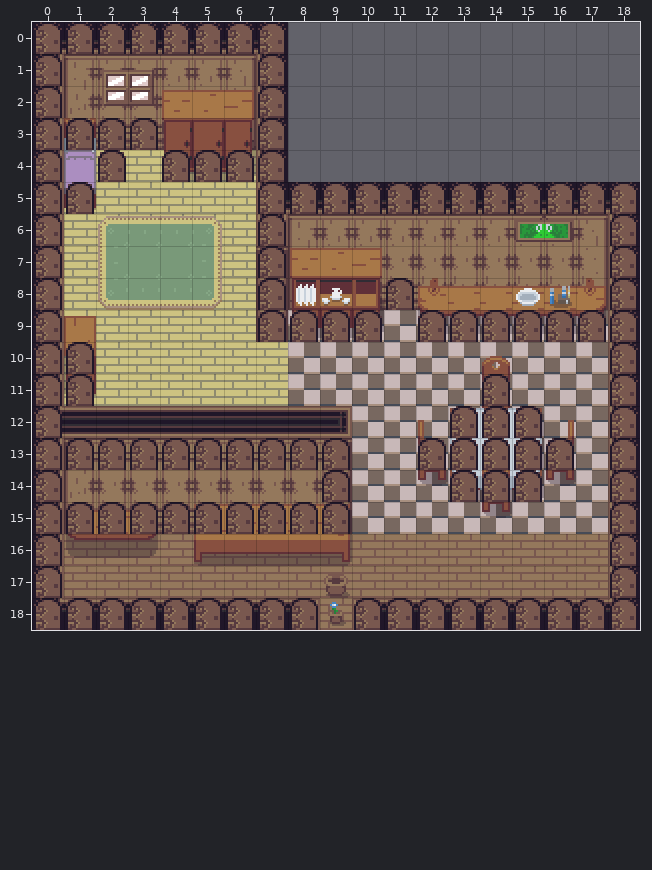
An edit to a level. Tiled map (JSON), sample/assets/levels/level01.json. The picture above was drawn from the file before the commit.
Cells are 16x16 px. Shown: x 0..18, y 0..18.
Now the later version:
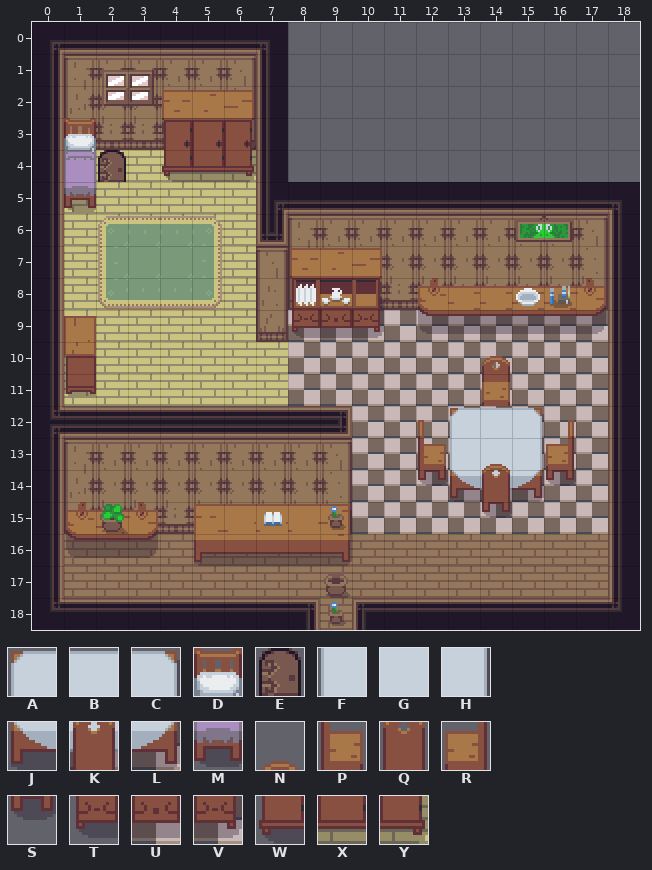
Key: from "Inner": A 53, B 54, C 55, D 59, E 84, F 93, G 94, H 95, J 133, K 134, L 135, M 139, N 177, P 216, Q 217, R 218, S 255, T 370, U 371, V 372, W 446, X 447, Y 448.
_ is an empty cell, . an unchanged one.
See-through tiles are keyed as they look on the map.
Difference:
--- layer "Camada de Tiles 4"
@@ x 1..6 @@
- 3 _.....
- 4 ...___
- 5 _.....
+ 3 D.....
+ 4 ...WXY
+ 5 M.....
@@ x 8..10 @@
- 9 ___
+ 9 TUV
@@ x 12..16 @@
-12 ._S_.
-13 _____
-14 .___.
+12 .ABC.
+13 PFGHR
+14 .JKL.
--- layer "Camada de Tiles 2"
@@ x 1..6 @@
- 3 D.....
- 4 ...WXY
- 5 M.....
+ 3 _.....
+ 4 ...___
+ 5 _.....
@@ x 8..10 @@
- 9 TUV
+ 9 ___
@@ x 12..16 @@
-12 .ABC.
-13 PFGHR
-14 .JKL.
+12 .___.
+13 __N__
+14 ._Q_.
--- layer "Camada de Tiles 3" (removed)
@@ x 14..14 @@
-13 N
-14 Q
+13 _
+14 _
--- layer "Camada de Tiles 5" (now hidden)
@@ x 0..18 @@
- 0 EEEEEEEE...........
- 1 E......E...........
- 2 E......E...........
- 3 EEEE...E...........
- 4 E...EEEE...........
- 5 EE.....EEEEEEEEEEEE
- 6 E......E..........E
- 7 E......E..........E
- 8 E......E...E......E
- 9 E......EEEE.EEEEEEE
-10 EE................E
-11 EE............E...E
-12 E............EEE..E
-13 EEEEEEEEEE..EEEEE.E
-14 E........E...EEE..E
-15 EEEEEEEEEE........E
-16 E.................E
-17 E.................E
-18 EEEEEEEEE.EEEEEEEEE
+ 0 ________...........
+ 1 _......_...........
+ 2 _......_...........
+ 3 ____..._...........
+ 4 _...____...........
+ 5 __.....____________
+ 6 _......_.........._
+ 7 _......_.........._
+ 8 _......_..._......_
+ 9 _......____._______
+10 __................_
+11 __............_..._
+12 _............___.._
+13 __________.._____._
+14 _........_...___.._
+15 __________........_
+16 _................._
+17 _................._
+18 _________._________
Boxes around the changes in both pictures, in picture pixels (x1, y1, x2, y2):
changed: (34, 22, 638, 630)
